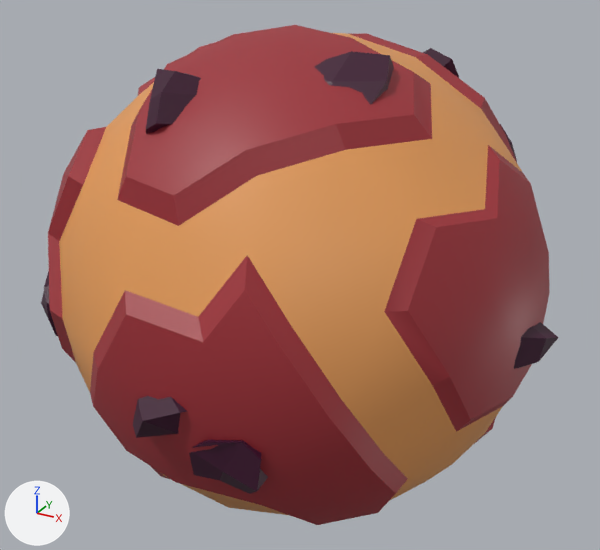
The FBX model Planets/Assets/Models/fire_planet_1.fbx as it was, and as the next commit left it.
Both versions are drawn from a 50 mm camera at (1.56, -2.85, 1.42) aimed at (0.02, -0.05, 0.02). Lighting does not change. The marker at lower left points along +X, +Y and +Z. Where no turn or scale is listed for an object, it has been applied to the vertices.
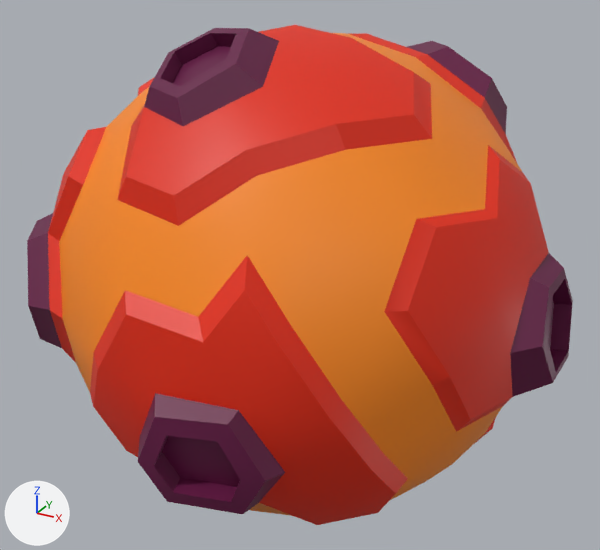
Pixel boxes [x1, y1, x2, y2] of what changed, in the pictures (600 x 550 px):
'Icosphere', recoloured, reshaped (9% wider)
    before: [48, 25, 550, 525]
    after: [27, 25, 573, 525]
'Cube.009', deleted (purple)
    before: [189, 439, 268, 494]
'Cube.017', deleted (purple)
    before: [315, 51, 394, 105]
'Cube.003', deleted (purple)
    before: [146, 69, 201, 134]
'Cube.008', deleted (purple)
    before: [133, 396, 186, 438]
'Cube.010', deleted (purple)
    before: [514, 322, 559, 369]
'Cube.001', deleted
    before: [422, 48, 459, 78]
'Cube.004', deleted
    before: [41, 271, 58, 336]
'Cube.002', deleted
    before: [500, 124, 517, 161]
part 1 of me_icosphere_004, built on
    before: [93, 25, 550, 525]
    after: [27, 25, 573, 525]

What changed in the scene script:
```text
Change mat_lava:
    mat_lava.base_color: (0.799, 0.341, 0.103) -> (1.0, 0.262, 0.00972)  # orange #e79e5a -> orange #ff8c19
Change mat_ground:
    mat_ground.base_color: (0.342, 0.0274, 0.037) -> (0.768, 0.0212, 0.000607)  # red #9e2e36 -> red #e32802
Add mat_rocks:
    mat_rocks = principled_material('Rocks')
    mat_rocks.base_color = (0.133, 0.00519, 0.059)  # dark purple #661045
Change me_icosphere_004:
    used by ob_icosphere; location = (0.0, 0.0, 0.0)
    remove me_icosphere_004.from_pydata(...)  # 274 vertices, 432 faces; spans x -1.03..1.03, y -1.05..1.02, z -1.03..1.03
    add me_icosphere_004.from_pydata(...)  # 436 vertices, 594 faces; spans x -1.03..1.12, y -1.11..1.02, z -1.05..1.05
    me_icosphere_004 part 1
    9 vertices are removed from x -0.84..1.03, y -1.0..0.74, z -0.93..0.93
    54 faces are deleted
    18 vertices move from x -0.7..0.47, y -1.05..0.89, z -0.72..1.01 to x -0.7..0.44, y -1.04..0.88, z -0.71..1.0
    171 vertices are added at x -1.0..1.12, y -1.11..0.9, z -1.05..1.05
    216 new faces join them, mat_rocks (dark purple #661045)
    add me_icosphere_004.materials.append(mat_rocks)  # dark purple #661045
Remove ob_cube_003:
    ob_cube_003 = bpy.data.objects.new('Cube.003', me_cube_009)
    ob_cube_003.location = (-0.137, -0.54, 0.785)
Remove ob_cube_004:
    ob_cube_004 = bpy.data.objects.new('Cube.004', me_cube_005)
    ob_cube_004.location = (-0.757, -0.636, -0.06)
Remove ob_cube_009:
    ob_cube_009 = bpy.data.objects.new('Cube.009', me_cube_014)
    ob_cube_009.location = (0.242, -0.956, -0.264)
Remove ob_cube_017:
    ob_cube_017 = bpy.data.objects.new('Cube.017', me_cube_007)
    ob_cube_017.location = (0.302, -0.295, 0.848)
Remove ob_cube_001:
    ob_cube_001 = bpy.data.objects.new('Cube.001', me_cube_006)
    ob_cube_001.location = (0.343, 0.524, 0.788)
Remove ob_cube_002:
    ob_cube_002 = bpy.data.objects.new('Cube.002', me_cube_008)
    ob_cube_002.location = (0.586, 0.672, 0.471)
Remove ob_cube_008:
    ob_cube_008 = bpy.data.objects.new('Cube.008', me_cube_013)
    ob_cube_008.location = (0.043, -0.955, -0.134)
Remove ob_cube_010:
    ob_cube_010 = bpy.data.objects.new('Cube.010', me_cube_015)
    ob_cube_010.location = (0.958, -0.126, -0.052)
```
